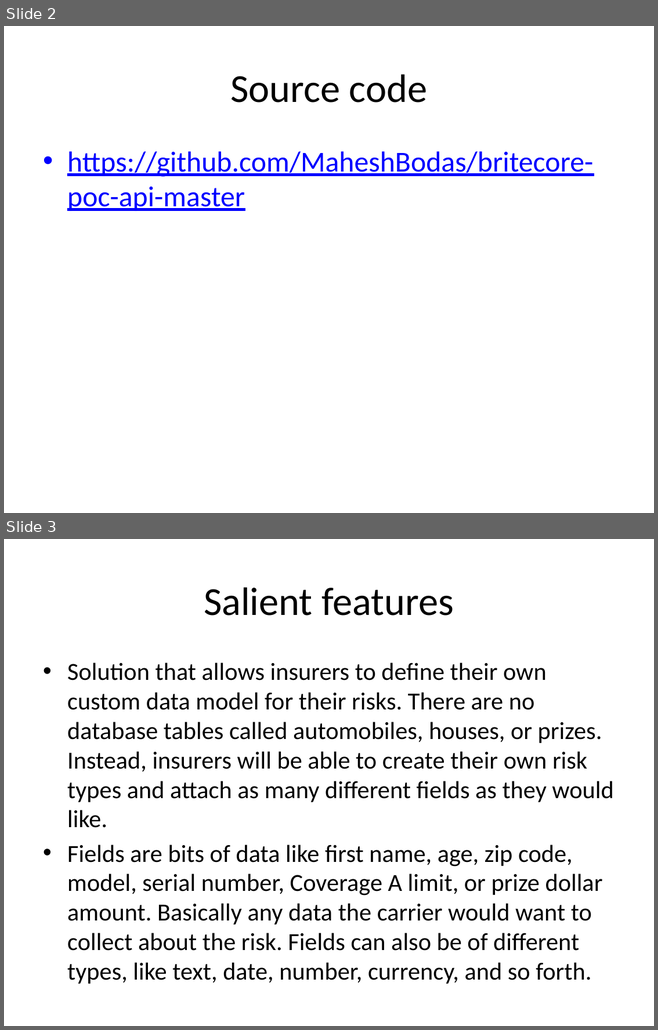
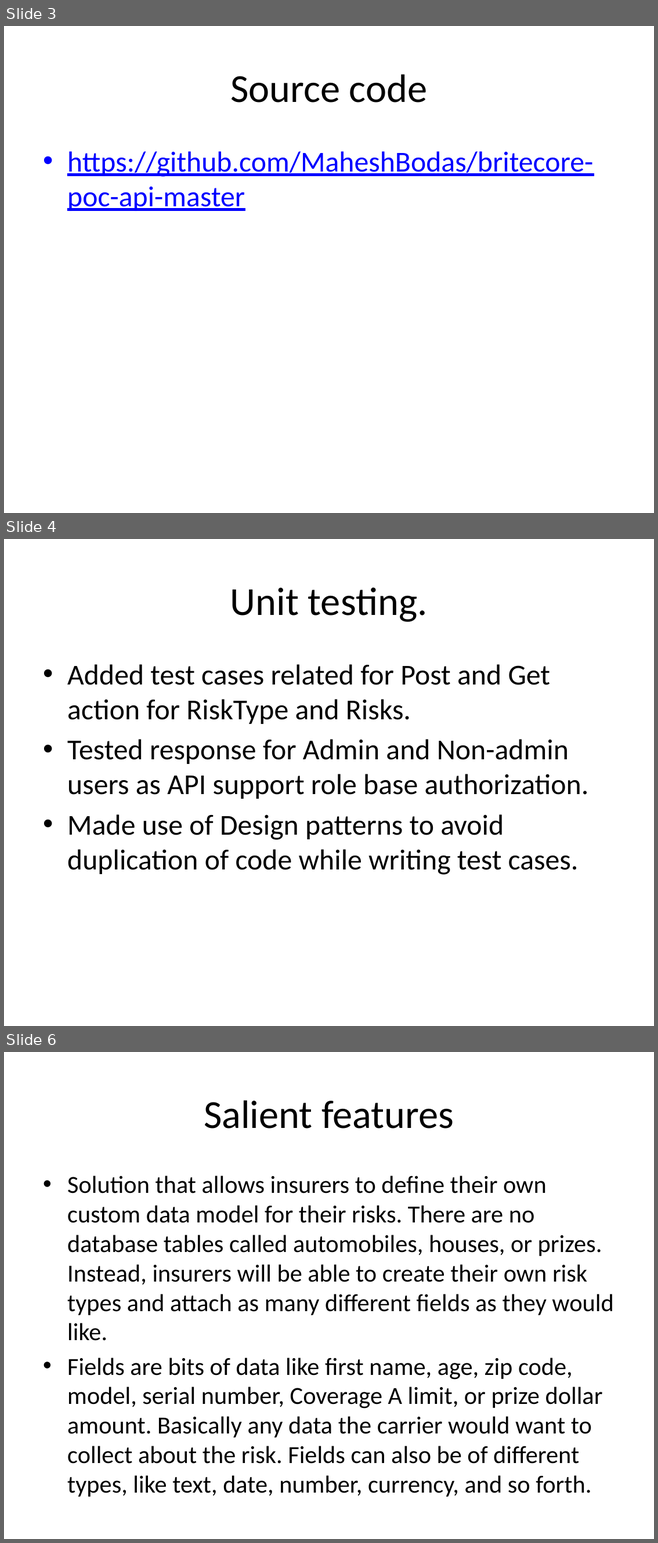
Before and after one commit to MaheshBodas/britecore-poc-api-master, a slide deck: blob/BriteCore PoC WebAPI Presentation.pptx. Shown one above the other, each under a label of ours: slides 2 and 3 before the commit, slides 3, 4 and 6 after it; the slides between them are not shown. The pictures are 658x1030 and 658x1543 pixels, drawn with LibreOffice and Linux fonts; fonts in the diff are those of the drawing. Boxes give left, top, right and bottom in pixels: in the first picture for what was removed or moved away, otherwise in the second. Text is boxed around its words. In the diff, an @@ line names an element or a change of style, - is before the commit and + after.

```diff
--- a/blob/BriteCore PoC WebAPI Presentation.pptx
+++ b/blob/BriteCore PoC WebAPI Presentation.pptx
@@ slide 4 added at <box>4,539,654,1026</box>, background #FFFFFF @@
@@ title added at <box>230,587,427,622</box>, 44 pt, text #000000 @@
+Unit testing.
@@ text added at <box>67,664,589,875</box>, 32 pt, text #000000 @@
+• Added test cases related for Post and Get action for RiskType and Risks.
+• Tested response for Admin and Non-admin users as API support role base authorization.
+• Made use of Design patterns to avoid duplication of code while writing test cases.
@@ what was slide 2 is now slide 3 @@
@@ what was slide 3 is now slide 6 @@
```
Also in this commit, not shown: 2 other slides added.
